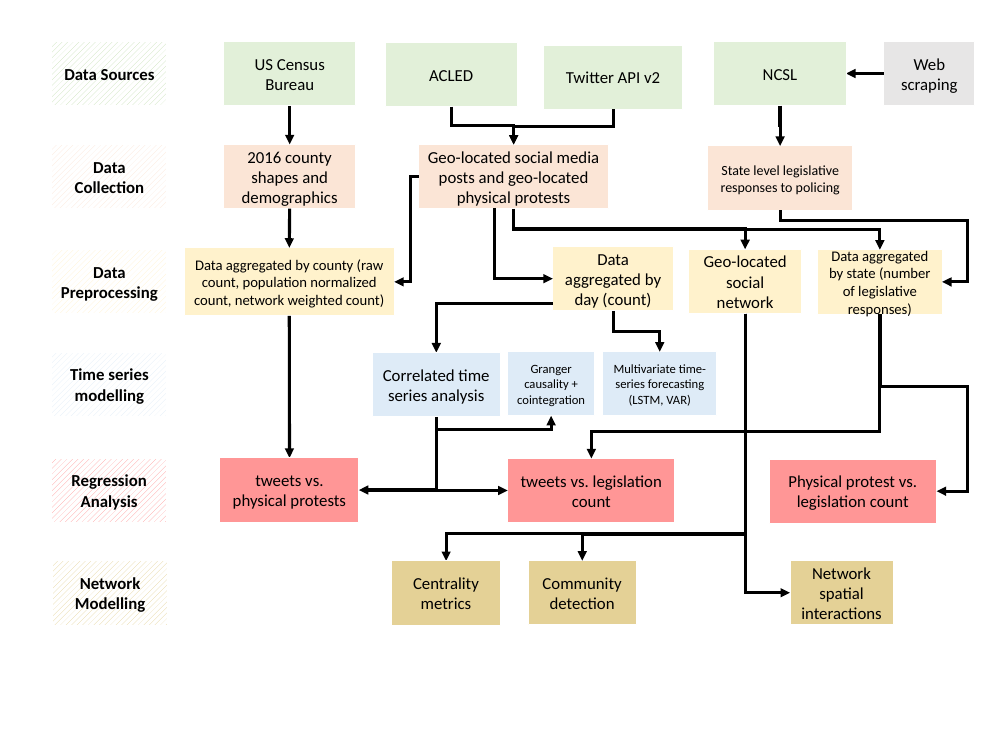
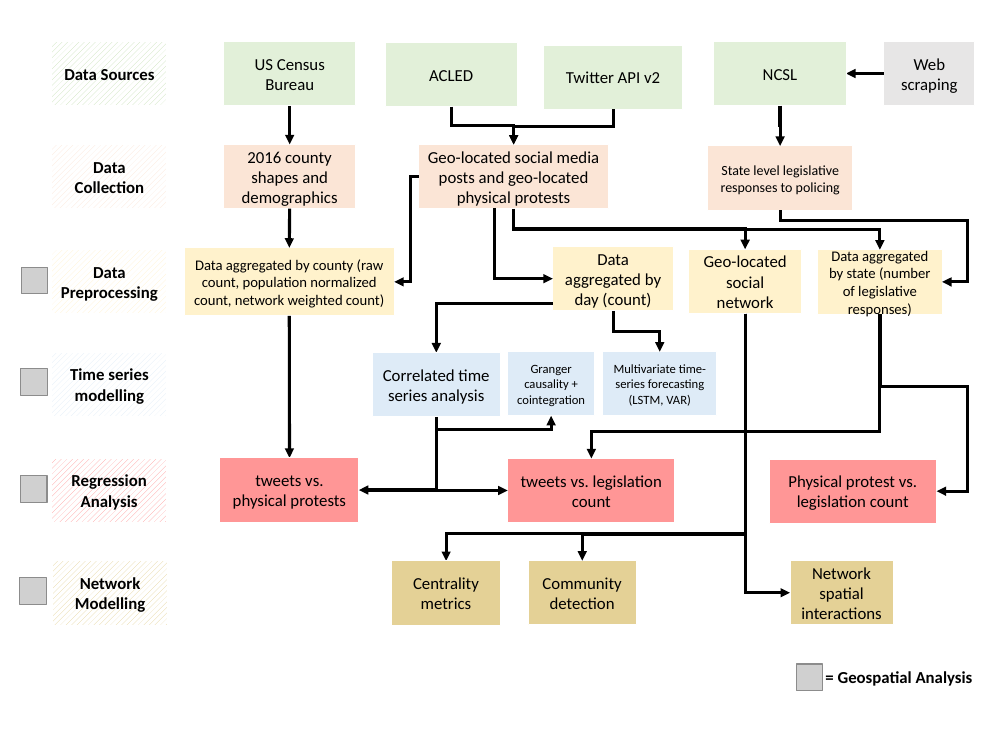
Before and after one commit to lnicoletti/hashtag_activism_protest, a slide deck: slide 1 of reports/Workflows.pptx. Drawn at 1008x756 pixels with LibreOffice and Linux fonts; fonts in the diff are those of the drawing; grey boxes stand for pictures. Boxes give left, top, right and bottom in pixels: in the first picture for what was removed or moved away, otherwise in the second. Text is boxed around its words. In the diff, an @@ line names an element or a change of style, - is before the commit and + after.

```diff
--- a/reports/Workflows.pptx
+++ b/reports/Workflows.pptx
@@ picture added at box(21, 267, 47, 293) @@
@@ picture added at box(21, 369, 47, 395) @@
@@ picture added at box(20, 476, 46, 502) @@
@@ picture added at box(20, 578, 46, 604) @@
@@ picture added at box(796, 664, 823, 690) @@
@@ text added at box(838, 671, 973, 686), 12 pt, text #000000, bold @@
+= Geospatial Analysis
```
Also in this commit, not shown: 18 other files.
